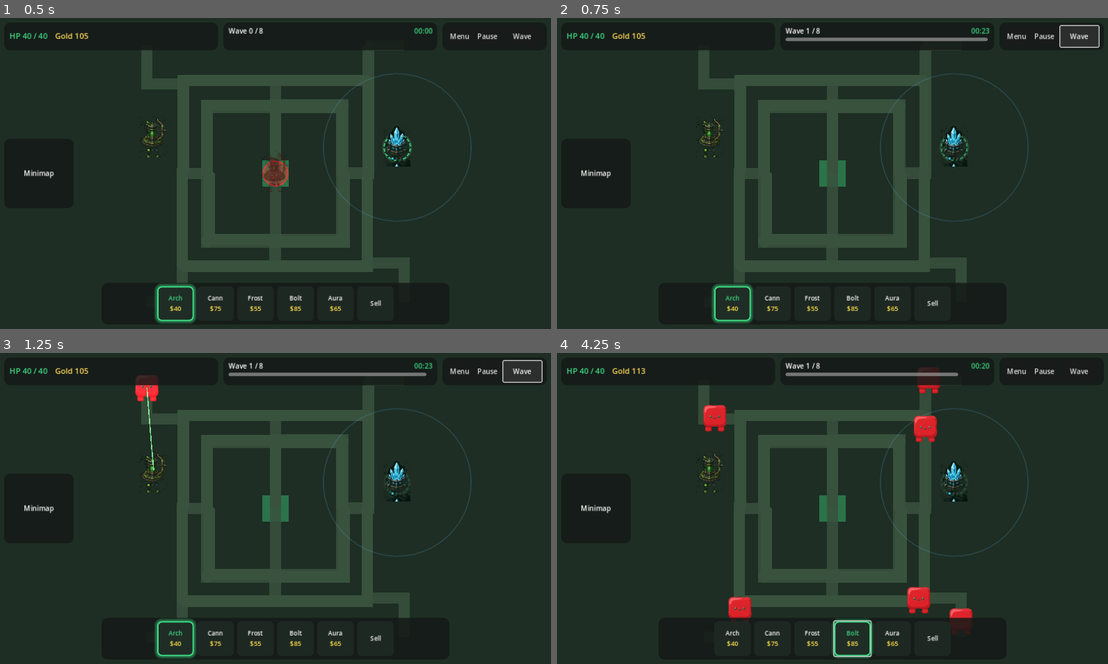
Above: before the commit, frames 1-4 (two rows, left to right).
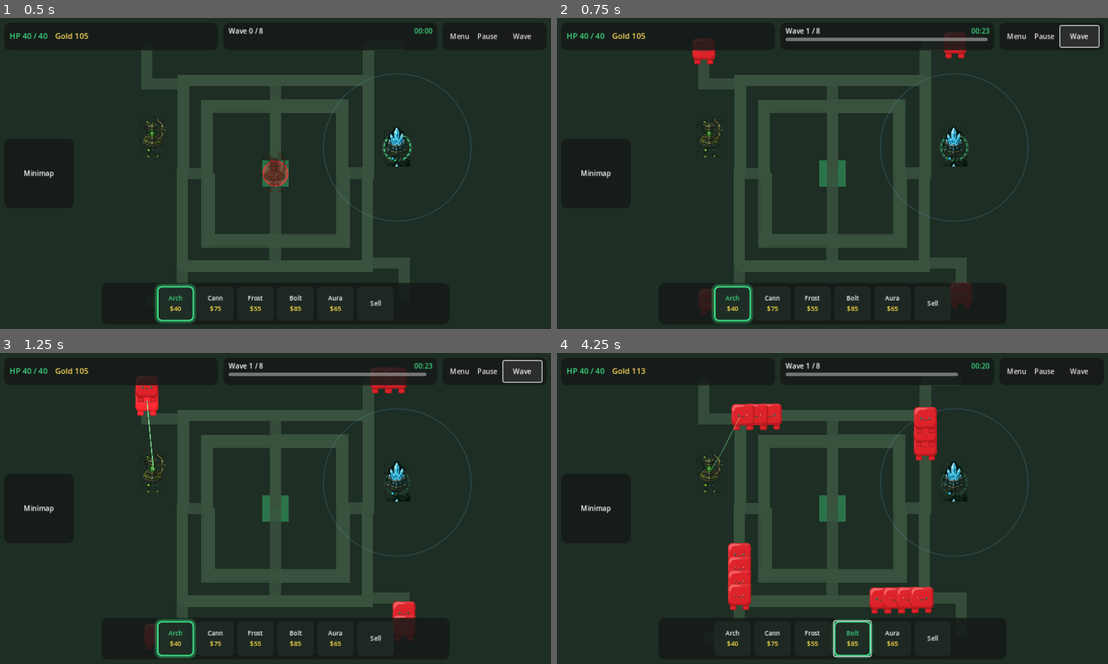
Above: after the commit, the same moments.

Repository: kennethIve/Green-TD
Game: Godot game, scene res://scenes/main.tscn
Same seed, same stepped clock (60 frames per second), same inputs: the game is played once before the commit and once after it.
Inputs (mouse positions are in pixels of both pictures, inside the frame that each line leads up to):
- Up to frame 1 (0.5 s): no input
- Up to frame 2 (0.75 s): click "Wave" at 0.5 s
- Up to frame 3 (1.25 s): no input
- Up to frame 4 (4.25 s): click (733, 639) at 1.25 s; click (771, 639) at 2 s; click (810, 639) at 2.75 s; click (854, 639) at 3.5 s

Frame 1 is identical in both runs. In frame 2, 0.9% of the frame differs, in the area x 24-76%, y 4-96%; in frame 3, 1.3%; in frame 4, 3.7%, in the area x 26-76%, y 4-91%.

Commit message:
Tune wave density/speed toward Green Circle feel
Spawn all corners each tick (WC3 0.40s cadence), 4 creeps/corner,
and gentler base_spd ramp so early streams aren't sparse and late
waves aren't teleport-fast. Type map and kill economy unchanged.

Diff:
--- a/scenes/main.tscn
+++ b/scenes/main.tscn
@@ -443,7 +443,8 @@
 script = ExtResource("4_wave")
 creep_scene = ExtResource("5_creep")
 path_paths = Array[NodePath]([NodePath("../PathTL"), NodePath("../PathTR"), NodePath("../PathBR"), NodePath("../PathBL")])
-creeps_per_corner = 2
+creeps_per_corner = 4
+spawn_interval = 0.4
 total_waves = 8
 
 [node name="Towers" type="Node2D" parent="."]
--- a/scripts/wave/wave_spawner.gd
+++ b/scripts/wave/wave_spawner.gd
@@ -9,8 +9,8 @@
 
 @export var creep_scene: PackedScene
 @export var path_paths: Array[NodePath] = []
-@export var creeps_per_corner: int = 3
-@export var spawn_interval: float = 0.45
+@export var creeps_per_corner: int = 4
+@export var spawn_interval: float = 0.40
 @export var total_waves: int = 8
 @export var hp_per_wave: int = 8
 
@@ -67,10 +67,11 @@
 	var base_hp := 20 + wave_index * hp_per_wave
 	# WC3 GiveJB=8 + LVL/3; solo 8-wave uses +1.5/wave for readable scaling
 	var base_rew := 8 + int((wave_index - 1) * 1.5)
-	var base_spd := 80.0 + wave_index * 4.0
+	# WC3 SpawnWaves1 period=0.40; all corners fire together each tick.
+	# Solo 8-wave: slower early, modest late ramp (avoid teleport-fast W7–8).
+	var base_spd := 72.0 + wave_index * 3.5
 	for i in creeps_per_corner:
 		for pts in paths:
-			await get_tree().create_timer(spawn_interval).timeout
 			var creep = creep_scene.instantiate()
 			creep.max_hp = maxi(1, int(round(base_hp * float(ts["hp"]))))
 			creep.reward = maxi(1, int(round(base_rew * float(ts["rew"]))))
@@ -80,6 +81,8 @@
 			creep.leaked.connect(_on_leaked)
 			creep.died.connect(_on_died)
 			_alive += 1
+		if i + 1 < creeps_per_corner:
+			await get_tree().create_timer(spawn_interval).timeout
 	_spawning = false
 	_check_clear()
 
